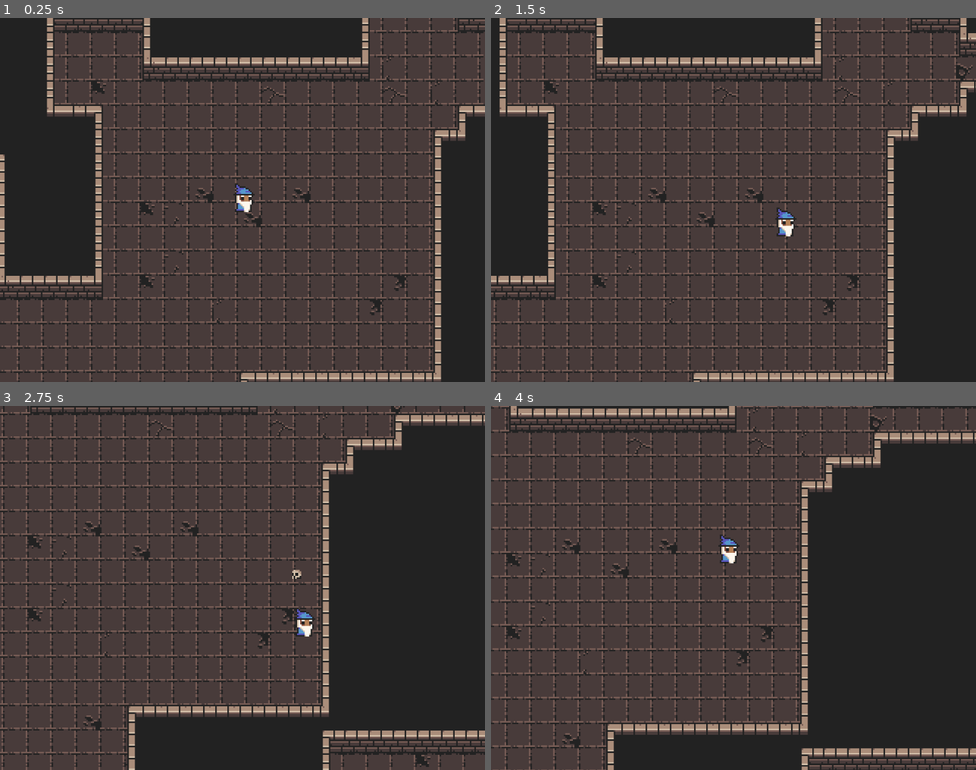
Above: before the commit, frames 1-4 (two rows, left to right).
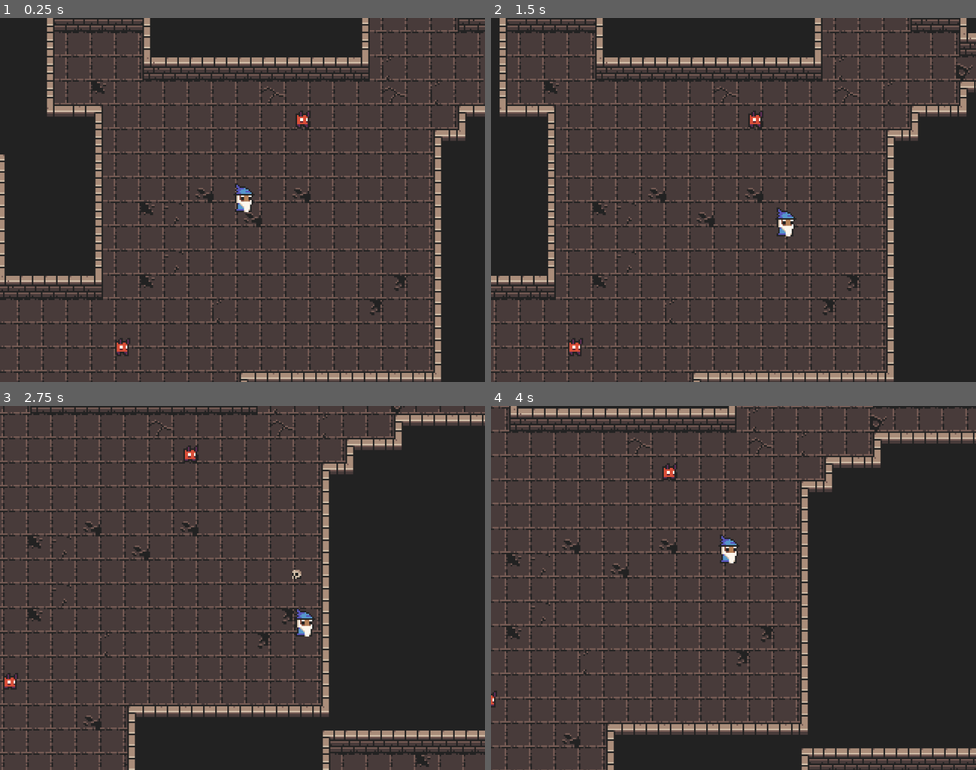
Above: after the commit, the same moments.

Repository: lownpho/mages
Game: Godot game, scene res://scenes/world.tscn
Two runs of this game, one before a commit and one after it. Both use one fixed random seed, a clock stepped at 60 frames per second and the inputs below.
Inputs (mouse positions are in pixels of both pictures, inside the frame that each line leads up to):
- Up to frame 1 (0.25 s): no input
- Up to frame 2 (1.5 s): tap Enter at 0.5 s; move the mouse to (840, 181) at 0.52 s; press the mouse at (840, 181) at 0.53 s; hold D (right) 0.53-1.28 s; move the mouse to (636, 218) at 1.27 s; release the mouse at (636, 218) at 1.28 s; hold S (down) from 1.28 s (still down); click (636, 218) at 1.35 s
- Up to frame 3 (2.75 s): move the mouse to (291, 507) at 2.02 s; release S (down) at 2.03 s; press the mouse at (291, 507) at 2.03 s; hold D (right) from 2.03 s (still down)
- Up to frame 4 (4 s): move the mouse to (709, 660) at 2.77 s; release D (right) at 2.78 s; release the mouse at (709, 660) at 2.78 s; hold W (up) 2.78-3.53 s; click (709, 660) at 2.85 s; move the mouse to (879, 642) at 3.52 s; press the mouse at (879, 642) at 3.53 s; hold A (left) from 3.53 s (still down)

The runs differ from the first frame. In frame 1, 0.2% of the frame differs, in the area x 23-64%, y 25-93%; in frame 2, 0.2%, in the area x 15-57%, y 25-93%; in frame 3, 0.2%; in frame 4, 0.2%.

Commit message:
Add small demon skeleton

Diff:
--- /dev/null
+++ b/characters/enemies/small_demon.gd
@@ -0,0 +1,23 @@
+extends CharacterBody2D
+
+@export var max_health: int = 100  # Maximum health value
+var health: int  # Current health
+
+@onready var hurtbox = $Hurtbox
+
+func _ready() -> void:
+	health = max_health  # Initialize health to max value
+	hurtbox.hurt.connect(_on_hurt)
+
+func _physics_process(delta: float) -> void:
+	move_and_slide()
+
+func _on_hurt(damage: int) -> void:
+	health -= damage
+	print("hurt: ", damage, " health: ", health)
+
+	if health <= 0:
+		die()
+
+func die() -> void:
+	queue_free()  # Remove enemy from scene
--- /dev/null
+++ b/characters/enemies/small_demon.tscn
@@ -0,0 +1,48 @@
+[gd_scene load_steps=8 format=3 uid="uid://dvri3pbaf2jes"]
+
+[ext_resource type="Texture2D" uid="uid://cj2fu8oh0evtu" path="res://tilemaps/tile_atlas.png" id="1_1jq6x"]
+[ext_resource type="Script" uid="uid://bithug1lqpbp4" path="res://characters/enemies/small_demon.gd" id="1_d7rb8"]
+[ext_resource type="PackedScene" uid="uid://dlopyrxmowwhk" path="res://components/hurtbox.tscn" id="2_3sbbp"]
+
+[sub_resource type="CircleShape2D" id="CircleShape2D_3sbbp"]
+radius = 6.0
+
+[sub_resource type="AtlasTexture" id="AtlasTexture_d7rb8"]
+atlas = ExtResource("1_1jq6x")
+region = Rect2(384, 64, 16, 16)
+
+[sub_resource type="AtlasTexture" id="AtlasTexture_8ad34"]
+atlas = ExtResource("1_1jq6x")
+region = Rect2(368, 64, 16, 16)
+
+[sub_resource type="SpriteFrames" id="SpriteFrames_5jc0s"]
+animations = [{
+"frames": [{
+"duration": 1.0,
+"texture": SubResource("AtlasTexture_d7rb8")
+}, {
+"duration": 1.0,
+"texture": SubResource("AtlasTexture_8ad34")
+}],
+"loop": true,
+"name": &"default",
+"speed": 3.0
+}]
+
+[node name="SmallDemon" type="CharacterBody2D"]
+collision_layer = 32
+collision_mask = 49
+motion_mode = 1
+script = ExtResource("1_d7rb8")
+
+[node name="CollisionShape2D" type="CollisionShape2D" parent="."]
+shape = SubResource("CircleShape2D_3sbbp")
+
+[node name="AnimatedSprite2D" type="AnimatedSprite2D" parent="."]
+sprite_frames = SubResource("SpriteFrames_5jc0s")
+autoplay = "default"
+frame_progress = 0.538043
+offset = Vector2(0, -2)
+
+[node name="Hurtbox" parent="." instance=ExtResource("2_3sbbp")]
+collision_mask = 256
--- a/scenes/world.tscn
+++ b/scenes/world.tscn
@@ -1,15 +1,15 @@
-[gd_scene load_steps=4 format=4 uid="uid://csw2alambl3eb"]
+[gd_scene load_steps=5 format=4 uid="uid://csw2alambl3eb"]
 
 [ext_resource type="PackedScene" uid="uid://cqjpouw1xepax" path="res://characters/player/player.tscn" id="1_nnsk1"]
 [ext_resource type="TileSet" uid="uid://lnp31c8lttjb" path="res://tilemaps/ground.tres" id="2_4wyf3"]
 [ext_resource type="TileSet" uid="uid://qvvs2lwd2gyo" path="res://tilemaps/walls.tres" id="2_rwgxs"]
+[ext_resource type="PackedScene" uid="uid://dvri3pbaf2jes" path="res://characters/enemies/small_demon.tscn" id="4_k0juu"]
 
 [node name="World" type="Node2D"]
 
 [node name="Player" parent="." instance=ExtResource("1_nnsk1")]
 z_index = 1
 position = Vector2(164, 111)
-collision_mask = 513
 
 [node name="Ground" type="TileMapLayer" parent="."]
 z_index = -1
@@ -21,3 +21,9 @@
 position = Vector2(-3, 0)
 tile_map_data = PackedByteArray("AAAzADMAAwAJAAIAAAAzADIAAwAJAAIAAAAzADEAAwAJAAIAAAAzADAAAwAJAAIAAAAzAC8AAwAJAAIAAAAzAC …(60432 unchanged characters)…
 tile_set = ExtResource("2_rwgxs")
+
+[node name="SmallDemon" parent="." instance=ExtResource("4_k0juu")]
+position = Vector2(203, 58)
+
+[node name="SmallDemon2" parent="." instance=ExtResource("4_k0juu")]
+position = Vector2(84, 208)
Not shown, added: characters/enemies/small_demon.gd.uid
